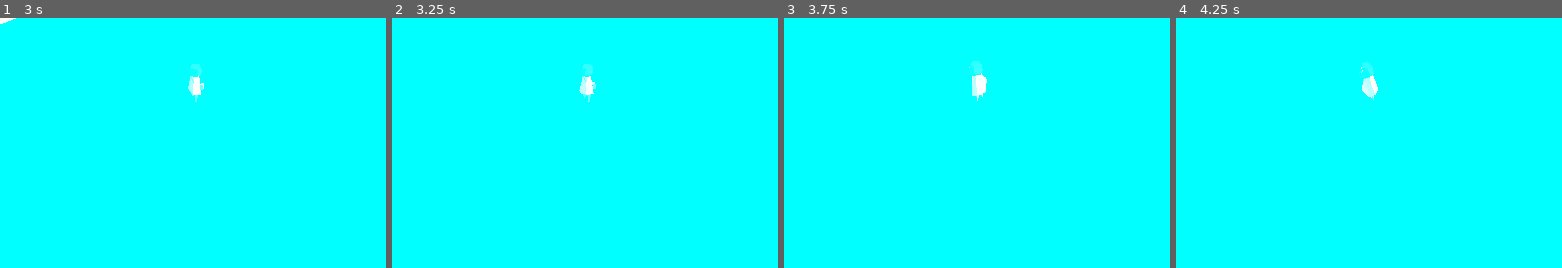
Above: before the commit, frames 1-4 (left to right).
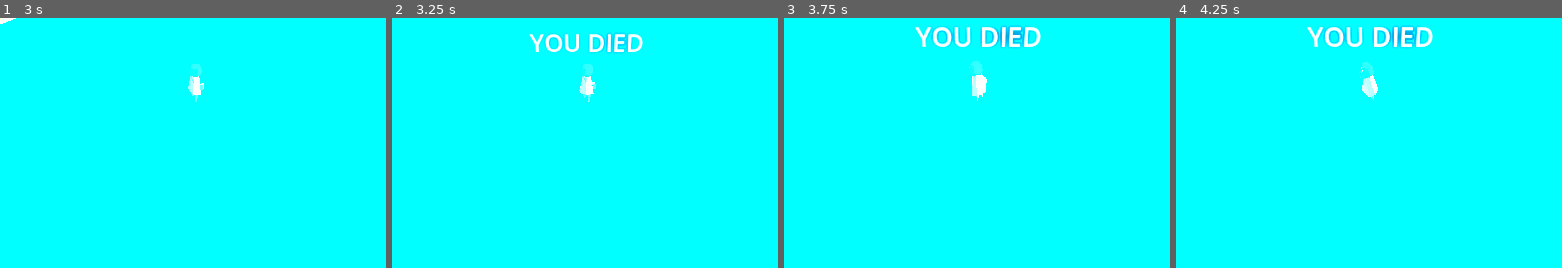
Above: after the commit, the same moments.

Repository: DeepRestGames/EcoDungeon
Game: Godot game, scene res://scenes/PrototypeScene_01.tscn
Two runs of this game, one before a commit and one after it. Both use one fixed random seed, a clock stepped at 60 frames per second and the inputs below. A sky picture missing from this copy of the repository is replaced by a grey-blue gradient.
Inputs (mouse positions are % of the whole screen's width and height, from its top left):
- Up to frame 1 (3 s): tap Enter at 0.5 s; move the mouse to (75, 45) at 0.52 s; hold D (move_right) 0.53-1.28 s; tap Space (spacebar) at 0.6, 2.85 s; move the mouse to (31, 55) at 1.27 s; hold S (move_down) 1.28-2.03 s; tap Mouse wheel up (zoom_in) at 1.35 s; move the mouse to (62, 28) at 2.02 s; hold D (move_right) 2.03-2.78 s; hold Mouse wheel down (zoom_out) 2.03-2.78 s; move the mouse to (47, 70) at 2.77 s; hold W (move_up) from 2.78 s (still down)
- Up to frame 2 (3.25 s): keep holding W (move_up)
- Up to frame 3 (3.75 s): move the mouse to (83, 65) at 3.52 s; release W (move_up) at 3.53 s; hold A (move_left) from 3.53 s (still down); hold Mouse wheel up (zoom_in) from 3.53 s (still down)
- Up to frame 4 (4.25 s): keep holding A (move_left); keep holding Mouse wheel up (zoom_in)
The pictures show only the part of the screen within x 27-76%, y 34-84%; the shares and areas given below are measured in that part.

Frame 1 is identical in both runs. In frame 2, 1.2% of the frame differs, in the area x 35-66%, y 6-14%; in frame 3, 1.7%, in the area x 33-67%, y 3-12%; in frame 4, 1.7%.

Commit message:
Placeholder death text

Diff:
--- a/scenes/PrototypeScene_01.tscn
+++ b/scenes/PrototypeScene_01.tscn
@@ -112,6 +112,13 @@
 [node name="Player" parent="." instance=ExtResource("1_ui8tp")]
 transform = Transform3D(1, 0, 0, 0, 1, 0, 0, 0, 1, 0, 0.497866, 0)
 
+[node name="PlaceholderDeath" type="Label3D" parent="Player"]
+unique_name_in_owner = true
+transform = Transform3D(1, 0, 0, 0, 0.900349, 0.435168, 0, -0.435168, 0.900349, 0, 2.95794, 0)
+visible = false
+pixel_size = 0.028
+text = "YOU DIED"
+
 [node name="240519_rock_formatio_big_01" parent="." instance=ExtResource("3_vghce")]
 transform = Transform3D(1, 0, 0, 0, 1, 0, 0, 0, 1, -3.42114, 0.500001, -9.41671)
 
--- a/scripts/Killzone.gd
+++ b/scripts/Killzone.gd
@@ -1,14 +1,17 @@
 extends Area3D
 
 @onready var timer = $Timer
+@onready var placeholder_death = %PlaceholderDeath
 
 
 func _on_body_entered(body):
 	Engine.time_scale = 0.5
 	body.get_node("CollisionShape3D").queue_free()
 	timer.start()
+	placeholder_death.visible = true
 
 
 func _on_timer_timeout():
 	Engine.time_scale = 1.0
 	get_tree().reload_current_scene()
+	placeholder_death.visible = false
Not shown: 1 places in assets/3d/zahir/materials/zahir-teal.tres that only renumber resources
Not shown: 1 places in assets/3d/zahir/materials/zahir-white.tres that only renumber resources
